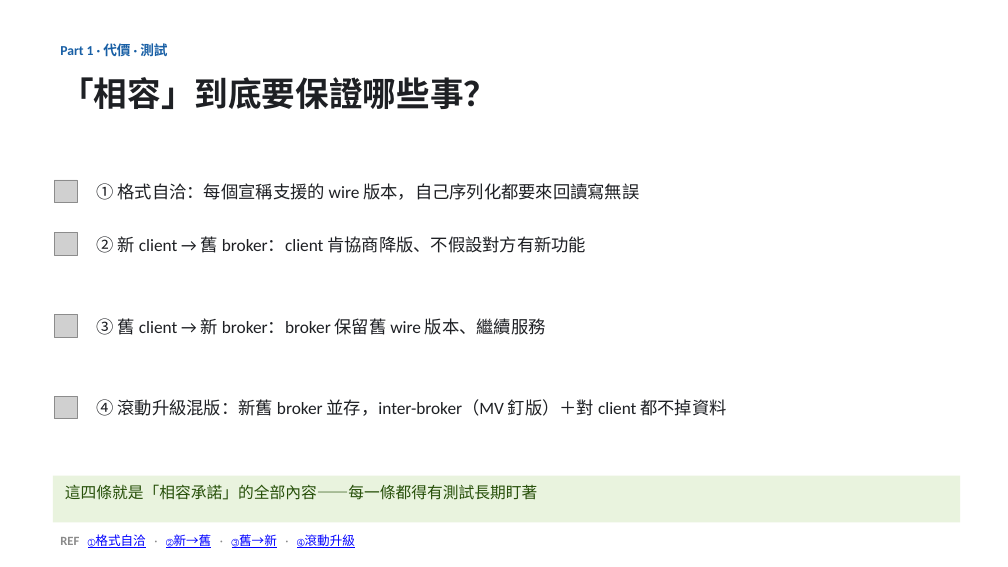
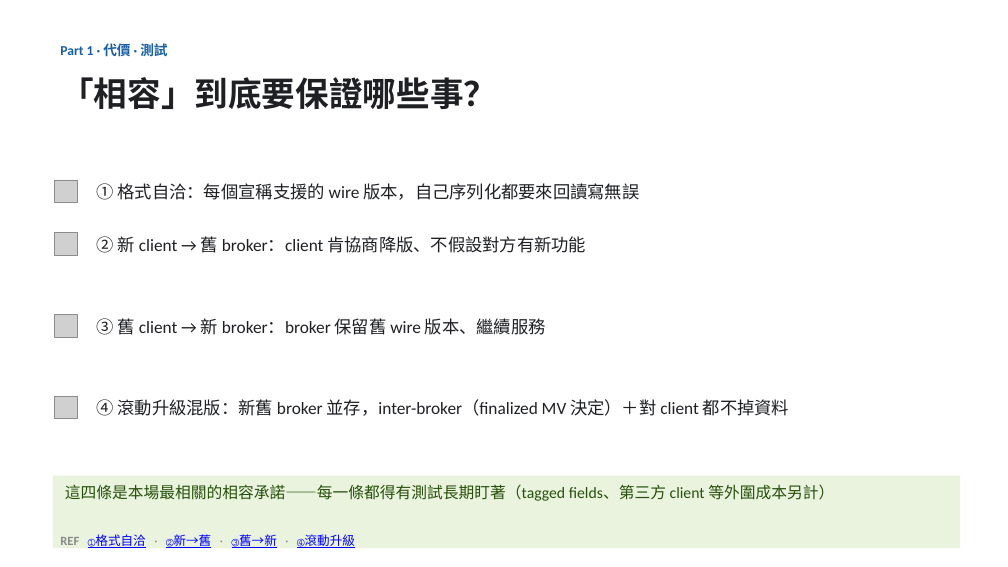
Before and after one commit to unknowntpo/kafka, a slide deck: slide 10 of study/version-control/kafka-version-negotiation.pptx. Drawn at 1008x567 pixels with LibreOffice and Linux fonts; fonts in the diff are those of the drawing; grey boxes stand for pictures. Boxes give left, top, right and bottom in pixels: in the first picture for what was removed or moved away, otherwise in the second. Text is boxed around its words. In the diff, an @@ line names an element or a change of style, - is before the commit and + after.

```diff
--- a/study/version-control/kafka-version-negotiation.pptx
+++ b/study/version-control/kafka-version-negotiation.pptx
@@ text at <box>97,399,789,416</box>: text changed @@
-④ 滾動升級混版：新舊 broker 並存，inter-broker（MV 釘版）＋對 client 都不掉資料
+④ 滾動升級混版：新舊 broker 並存，inter-broker（finalized MV 決定）＋對 client 都不掉資料
@@ rectangle "這四條是本場最相關的相容承諾——每一條都得有測試長期盯著（tagged fields、第三方 client 等外圍成本另 ...": place and size @@
-rectangle "這四條是本場最相關的相容承諾——每一條都得有測試長期盯著（tagged fields、第三方 client 等外圍成本另 ..." at <box>53,476,960,523</box>
+rectangle "這四條是本場最相關的相容承諾——每一條都得有測試長期盯著（tagged fields、第三方 client 等外圍成本另 ..." at <box>53,476,960,548</box>
@@ text in rectangle at <box>65,484,834,501</box>: text changed @@
-這四條就是「相容承諾」的全部內容——每一條都得有測試長期盯著
+這四條是本場最相關的相容承諾——每一條都得有測試長期盯著（tagged fields、第三方 client 等外圍成本另計）
```
Also in this commit, not shown: 4 other slides changed, 3 other files.
